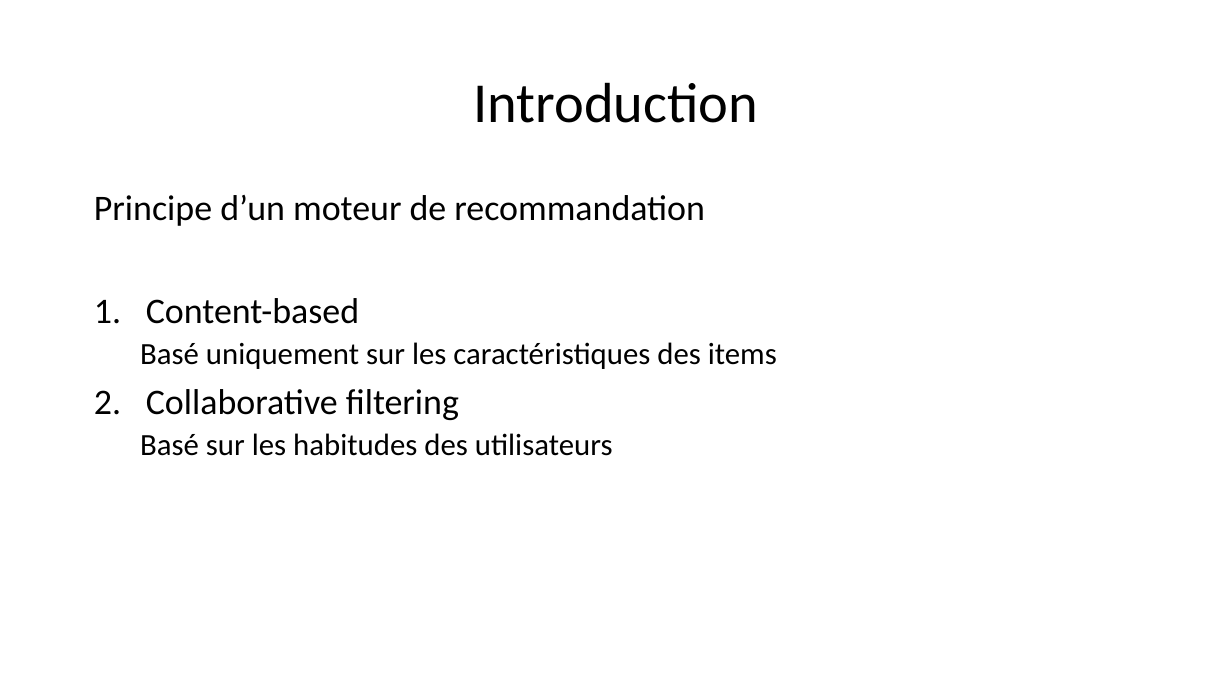
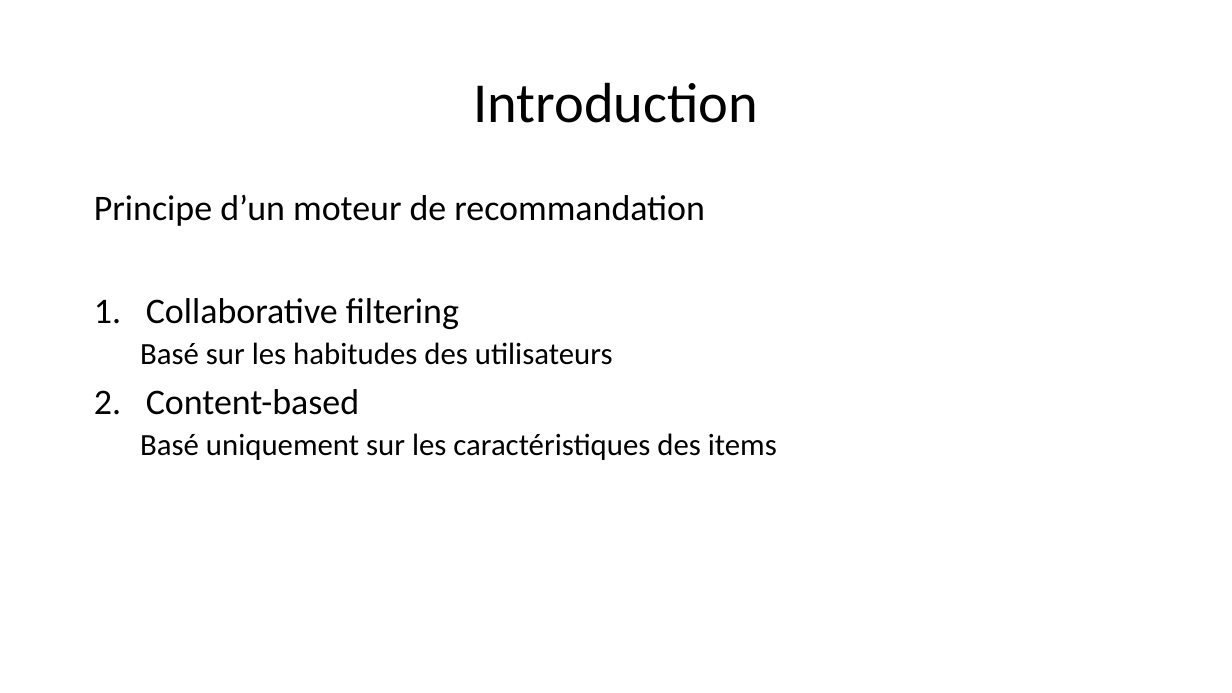
Before and after one commit to morganscao/Projet3, a slide deck: slide 3 of Rapport/Moteur de recommandations de films.pptx. Drawn at 1232x693 pixels with LibreOffice and Linux fonts; fonts in the diff are those of the drawing. Boxes give left, top, right and bottom in pixels: in the first picture for what was removed or moved away, otherwise in the second. Text is boxed around its words. In the diff, an @@ line names an element or a change of style, - is before the commit and + after.

```diff
--- a/Rapport/Moteur de recommandations de films.pptx
+++ b/Rapport/Moteur de recommandations de films.pptx
@@ text at [140, 298, 613, 365]: paragraphs added @@
+1. Collaborative filtering
+  Basé sur les habitudes des utilisateurs
@@ text at [140, 389, 613, 456]: paragraphs removed @@
-2. Collaborative filtering
-  Basé sur les habitudes des utilisateurs
```
Also in this commit, not shown: 2 other slides changed, 1 slide added, 2 other files.
